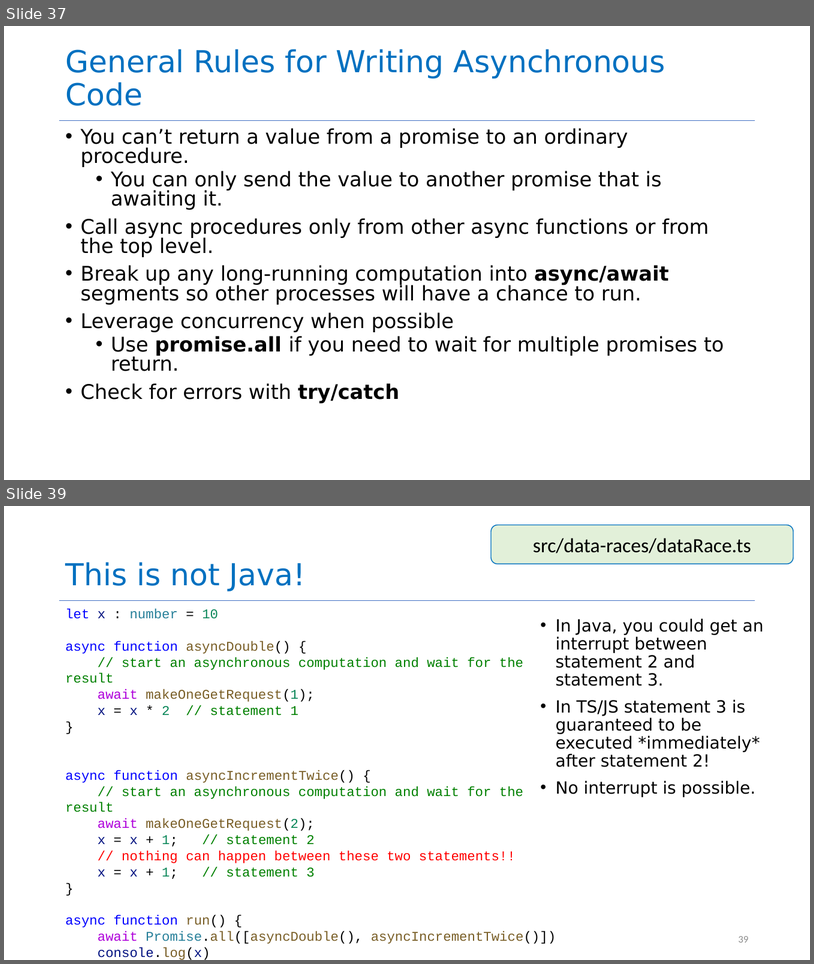
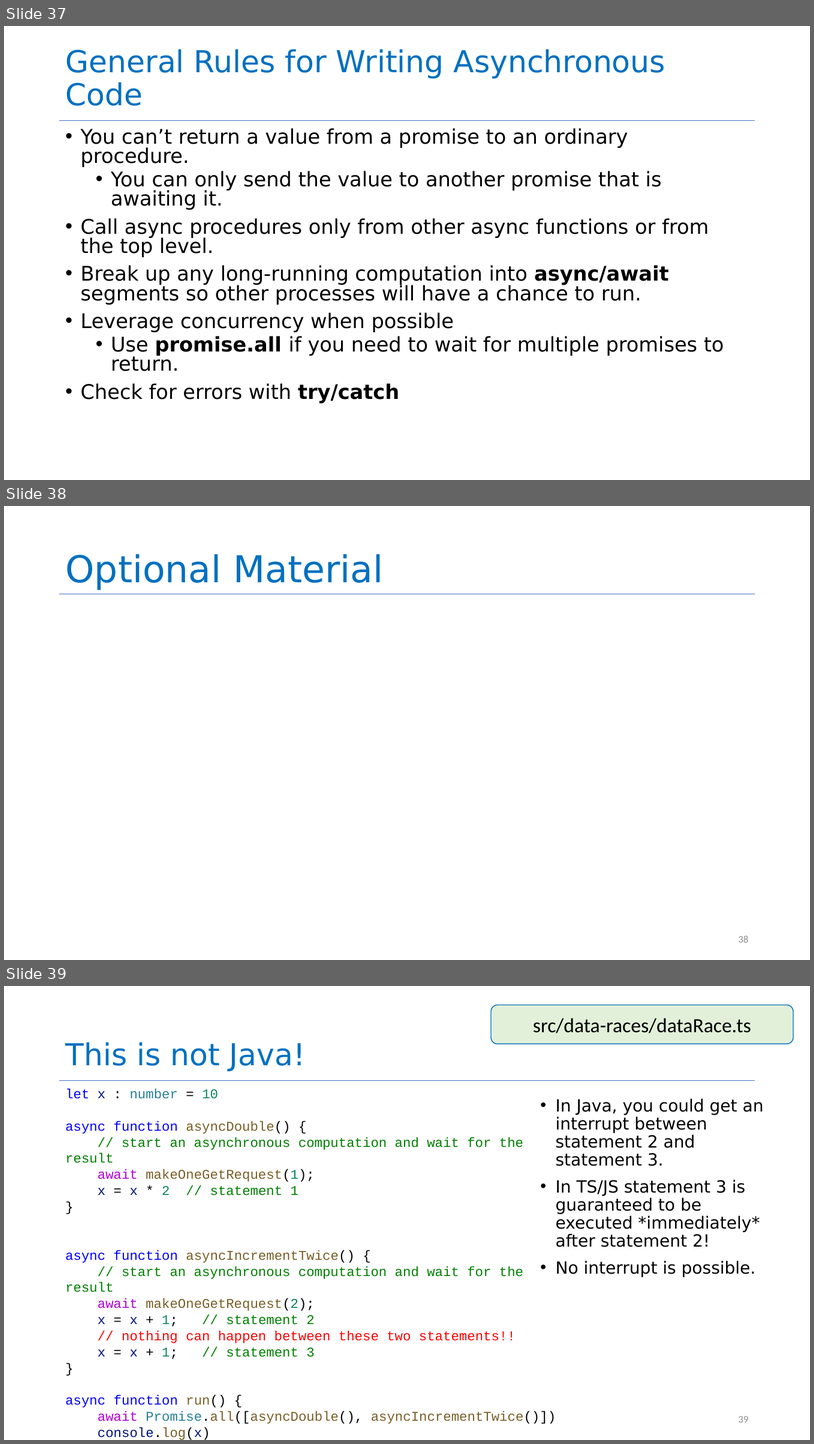
Before and after one commit to neu-se/CS4530-Fall-2024, a slide deck: Slides/Module 06 Concurrency Patterns in Typescript.pptx. Shown one above the other, each under a label of ours: slides 37 and 39 before the commit, slides 37, 38 and 39 after it; the slides between them are not shown. The pictures are 814x964 and 814x1444 pixels, drawn with LibreOffice and Linux fonts; fonts in the diff are those of the drawing. Boxes give left, top, right and bottom in pixels: in the first picture for what was removed or moved away, otherwise in the second. Text is boxed around its words. In the diff, an @@ line names an element or a change of style, - is before the commit and + after.

```diff
--- a/Slides/Module 06 Concurrency Patterns in Typescript.pptx
+++ b/Slides/Module 06 Concurrency Patterns in Typescript.pptx
@@ slide 38 added at (4, 506, 810, 960), background #FFFFFF @@
@@ title added at (65, 554, 383, 590), 44 pt, text #0070C0 @@
+Optional Material
@@ line added from (60, 594) to (755, 594), #4472C4 0.5 pt @@
@@ page number added at (738, 935, 749, 942), 12 pt, text #8C8C8C @@
+38
```
Also in this commit, not shown: 1 other slide added, 3 slides removed.
